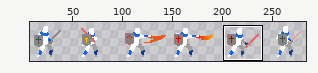
File history of a sprite sheet, assets/p-attack.png. The picture above shows the old version from afar; the outline marks the close-up.
Close-up. As it was:
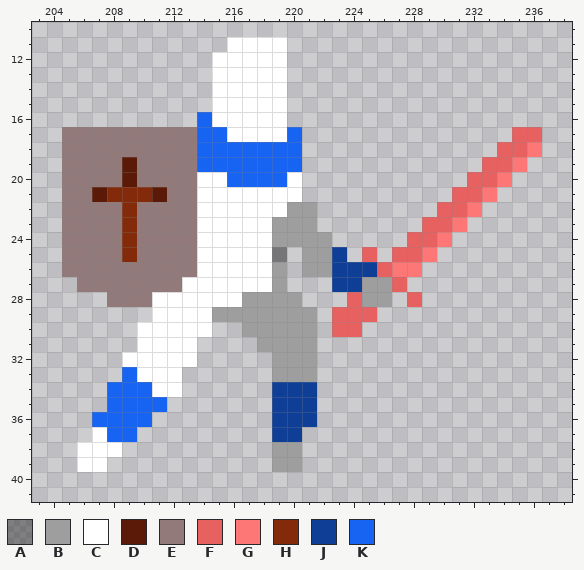
The file is 288x48 pixels. Colours within 5 levels of each other are drawn and written as one. Shown: x 203..238, y 10..41. The wide view leaves out empty margins. The commit also changed other parts of the picture, which this record leaves out.
Palette (. is transparent): A #00000061  B #9e9e9e  C #ffffff  D #5b1a07  E #937a7a  F #e76161  G #fd7777  H #832a0a  J #0e3e96  K #1764f2
Pixels before, first column x 205:
11 ...........CCCC.................
12 ..........CCCCC.................
13 ..........CCCCC.................
14 ..........CCCCC.................
15 ..........CCCCC.................
16 .........KCCCCC.................
17 EEEEEEEEEKKCCCCK..............FF
18 EEEEEEEEEKKKKKKK.............FFG
19 EEEEDEEEEKKKKKKK............FFG.
20 EEEEDEEEECCKKKKC...........FFG..
21 EEDHHHDEECCCCCCC..........FFG...
22 EEEEHEEEECCCCCCBB........FFG....
23 EEEEHEEEECCCCCBBB.......FFG.....
24 EEEEHEEEECCCCCBBBB.....FFG......
25 EEEEHEEEECCCCCA.BBJ.F.FFG.......
26 EEEEEEEEECCCCCB.BBJJJFGG........
27 .EEEEEEECCCCCCB...JJBBF.........
28 ...EEECCCCCCBBBB...FBB.F........
29 ......CCCCBBBBBBB.FFF...........
30 .....CCCCC..BBBBB.FF............
31 .....CCCC....BBBB...............
32 ....CCCCC.....BBB...............
33 ....KCCC......BBB...............
34 ...KKKCC......JJJ...............
35 ...KKKK.......JJJ...............
36 ..KKKK........JJJ...............
37 ..CKK.........JJ................
38 .CCC..........BB................
39 .CC...........BB................
The same view after the edit:
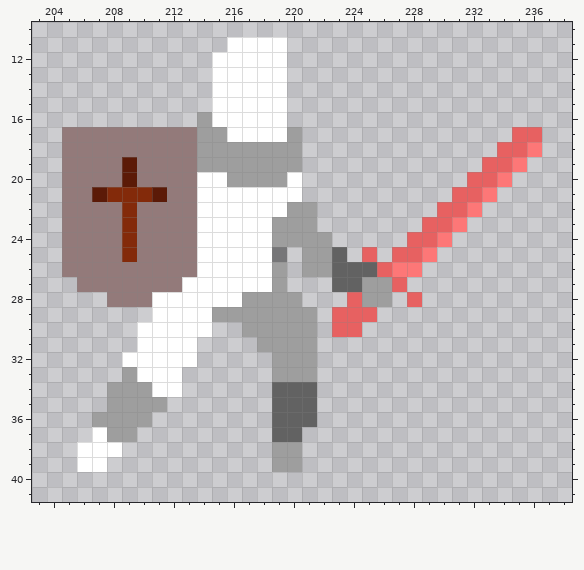
Change:
colour J: #0e3e96 -> #626262
y 16: x 214 K -> B
y 17: x 214..215 KK -> BB; x 220 K -> B
y 18..19: x 214..220 KKKKKKK -> BBBBBBB
y 20: x 216..219 KKKK -> BBBB
y 33: x 209 K -> B
y 34: x 208..210 KKK -> BBB
y 35: x 208..211 KKKK -> BBBB
y 36: x 207..210 KKKK -> BBBB
y 37: x 208..209 KK -> BB
Where, in picture pixels (left, top, right, bottom), the same in both close-ups:
changed: (197, 112, 302, 187)
changed: (332, 247, 377, 292)
changed: (92, 367, 167, 442)
changed: (272, 382, 317, 442)
